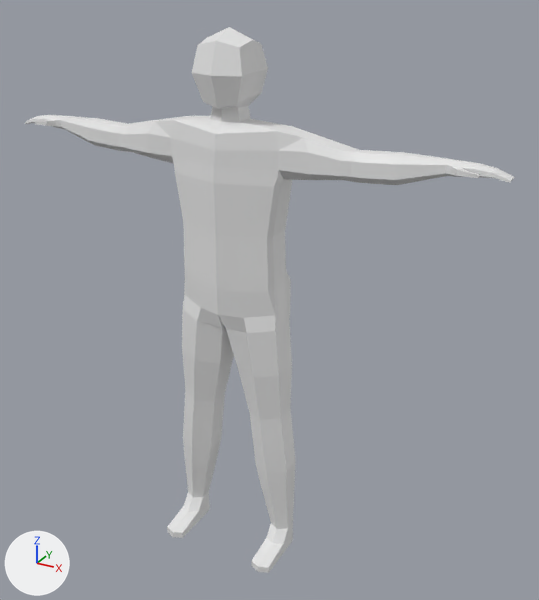
Two versions of the glTF model res/models/grease_man.glb, one commit apart.
One viewpoint serves both versions: a camera (50 mm lens) standing at (0.822, -1.331, 1.328) and looking at (0.069, 0.038, 0.644). Lighting does not change. The marker at lower left points along +X, +Y and +Z. Where no turn or scale is listed for an object, it has been applied to the vertices. Vertices at the same position are counted once.

Objects in the first picture: 'body'.
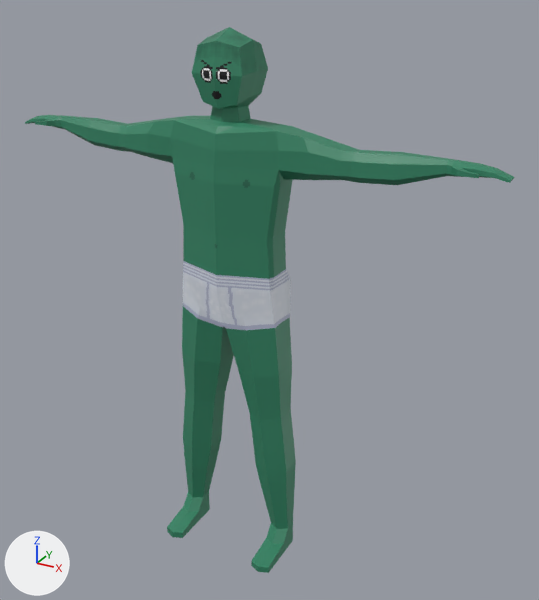
Boxes [x1, y1, x2, y2] around the edits, measured in the pictures (539 x 600 px; the box of a moved part takes in the faces that stretch with it):
```json
{"part": 1, "of": "me_cylinder", "change": "moved or reshaped", "before": [182, 224, 292, 377], "after": [182, 224, 292, 377]}
{"part": 2, "of": "me_cylinder", "change": "moved or reshaped", "before": [148, 41, 308, 187], "after": [148, 41, 308, 187]}
{"part": 3, "of": "me_cylinder", "change": "recoloured", "before": [25, 27, 515, 573], "after": [25, 27, 515, 573], "on screen": "grey to green"}
```

Scene script edits in JSON lines:
```json
{"op": "add", "block": "img_grease_man_tex", "code": ["img_grease_man_tex = load_image('grease_man_tex', '_unpacked/grease_man_tex', 256, 256, 'sRGB')"]}
{"op": "add", "block": "mat_material_001", "code": ["mat_material_001 = principled_material('Material.001')", "mat_material_001.texture = img_grease_man_tex"]}
{"block": "me_cylinder", "where": "# used by ob_body; location = (0.0, 0.0, 0.0)"}
{"op": "remove", "block": "me_cylinder", "code": "me_cylinder.from_pydata(...)  # 479 vertices, 956 faces; spans x -0.577..0.577, y -0.123..0.092, z 0.0..1.23"}
{"op": "add", "block": "me_cylinder", "code": "me_cylinder.from_pydata(...)  # 475 vertices, 948 faces; spans x -0.577..0.577, y -0.123..0.092, z 0.0..1.23"}
{"block": "me_cylinder", "change": "me_cylinder part 1"}
{"block": "me_cylinder", "change": "9 vertices are removed from x -0.12..0.123, y -0.072..0.034, z 0.609..0.7"}
{"block": "me_cylinder", "change": "39 faces are deleted"}
{"block": "me_cylinder", "change": "3 vertices in x -0.054..0.054, y 0.063..0.08, z 0.731 move by (0.0, 0.0, 0.001)"}
{"block": "me_cylinder", "change": "22 vertices move from x -0.123..0.116, y -0.074..0.09, z 0.601..0.732 to x -0.123..0.116, y -0.074..0.082, z 0.607..0.732"}
{"block": "me_cylinder", "change": "9 vertices are added at x -0.119..0.123, y -0.06..0.034, z 0.601..0.7"}
{"block": "me_cylinder", "change": "39 new faces join them"}
{"block": "me_cylinder", "change": "me_cylinder part 2"}
{"block": "me_cylinder", "change": "4 vertices are removed from x -0.127..0.127, y -0.034..0.034, z 0.952"}
{"block": "me_cylinder", "change": "28 faces are deleted"}
{"block": "me_cylinder", "change": "1 vertex moves from x 0.0, y -0.071, z 1.145 to x 0.0, y -0.061, z 1.145"}
{"block": "me_cylinder", "change": "20 new faces join them"}
{"block": "me_cylinder", "change": "me_cylinder part 3: 889 faces spanning x -0.577..0.577, y -0.123..0.092, z 0.0..1.23 switch from no material to mat_material_001 (picture img_grease_man_tex)"}
```
